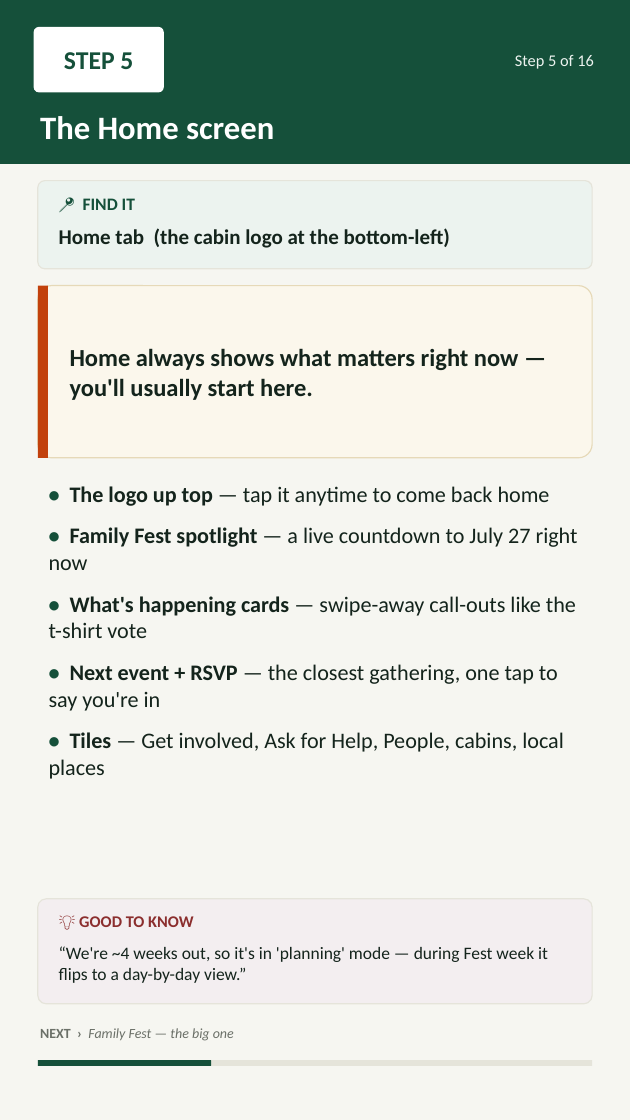
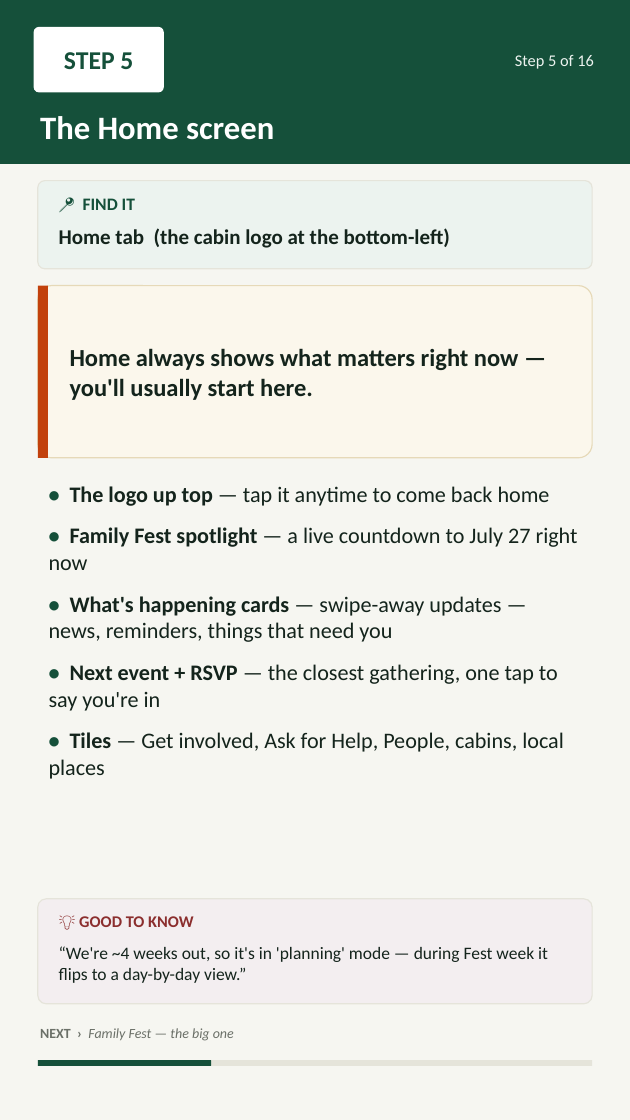
Before and after one commit to btheis15/mlr-app, a slide deck: slide 6 of presentation/MLR-App-Presentation.pptx. Drawn at 630x1120 pixels with LibreOffice and Linux fonts; fonts in the diff are those of the drawing. Boxes give left, top, right and bottom in pixels: in the first picture for what was removed or moved away, otherwise in the second. Text is boxed around its words. In the diff, an @@ line names an element or a change of style, - is before the commit and + after.

```diff
--- a/presentation/MLR-App-Presentation.pptx
+++ b/presentation/MLR-App-Presentation.pptx
@@ text at (x1=49, y1=596, x2=501, y2=642): text changed @@
-• What's happening cards — swipe-away call-outs like the t-shirt vote
+• What's happening cards — swipe-away updates — news, reminders, things that need you
```
Also in this commit, not shown: 4 other slides changed, 2 other files.
